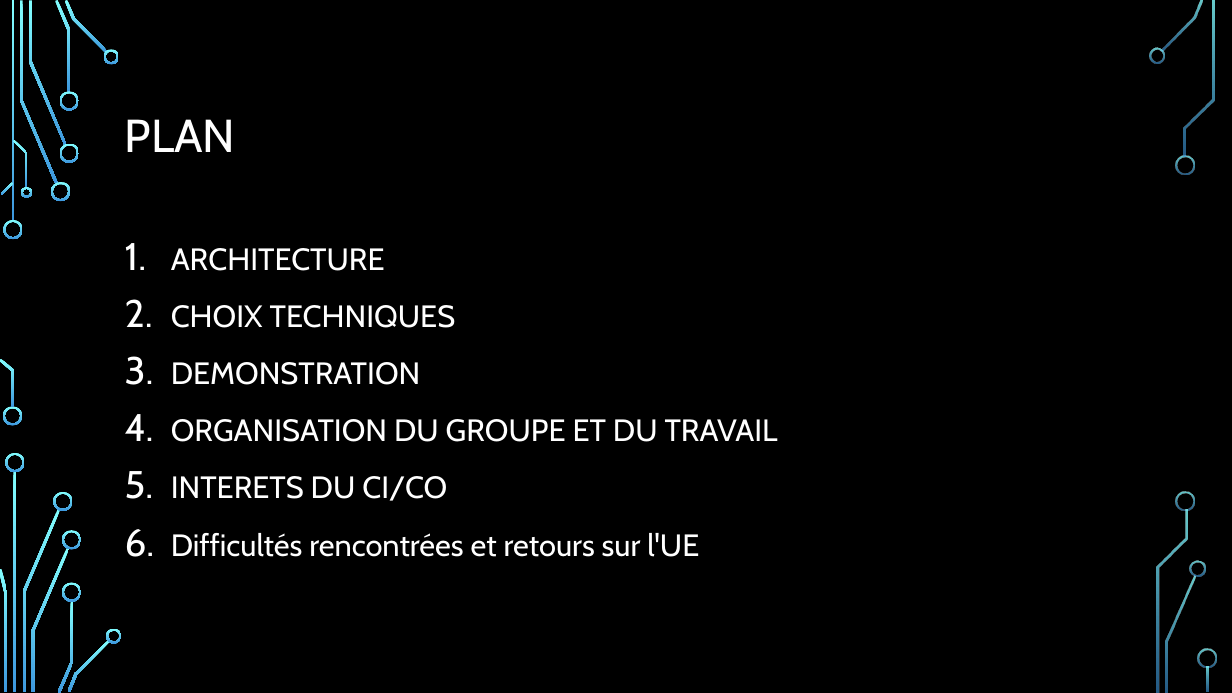
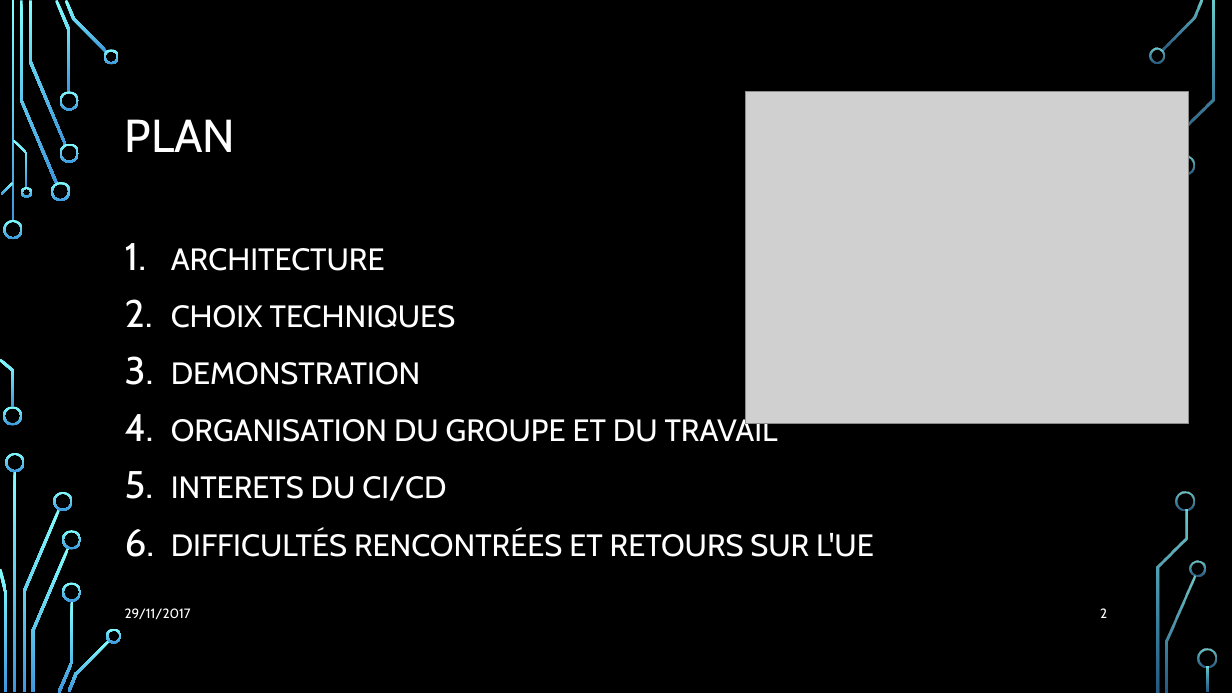
Before and after one commit to Julienbtn/cloud-project-equipe-7, a slide deck: slide 2 of Presentation Cloud.pptx. Drawn at 1232x693 pixels with LibreOffice and Linux fonts; fonts in the diff are those of the drawing; grey boxes stand for pictures; background and template pictures are left out. Boxes give left, top, right and bottom in pixels: in the first picture for what was removed or moved away, otherwise in the second. Text is boxed around its words. In the diff, an @@ line names an element or a change of style, - is before the commit and + after.

```diff
--- a/Presentation Cloud.pptx
+++ b/Presentation Cloud.pptx
@@ picture added at (746,91,1189,423) @@
@@ text at (171,476,874,557): text changed @@
-5. INTERETS DU CI/CO
-6. Difficultés rencontrées et retours sur l'UE
+5. INTERETS DU CI/CD
+6. DIFFICULTÉS RENCONTRÉES ET RETOURS SUR L'UE
@@ text added at (125,608,191,619), 10.5 pt, text #FFFFFF @@
+29/11/2017
@@ page number added at (1100,608,1107,618), 10.5 pt, text #FFFFFF @@
+2
```
Also in this commit, not shown: 3 other slides changed, 9 slides added, 4 slides removed, 2 other files.
